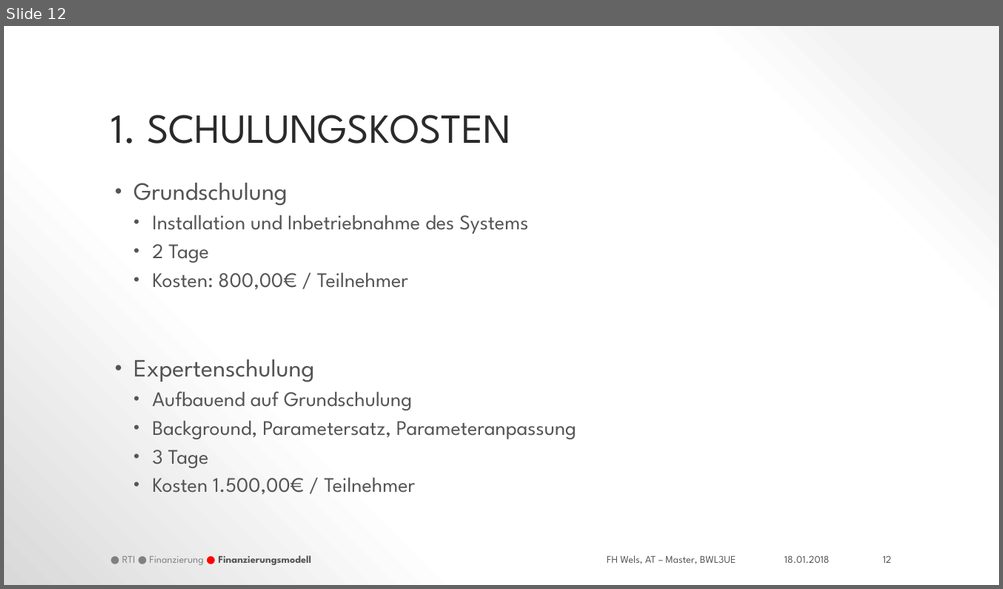
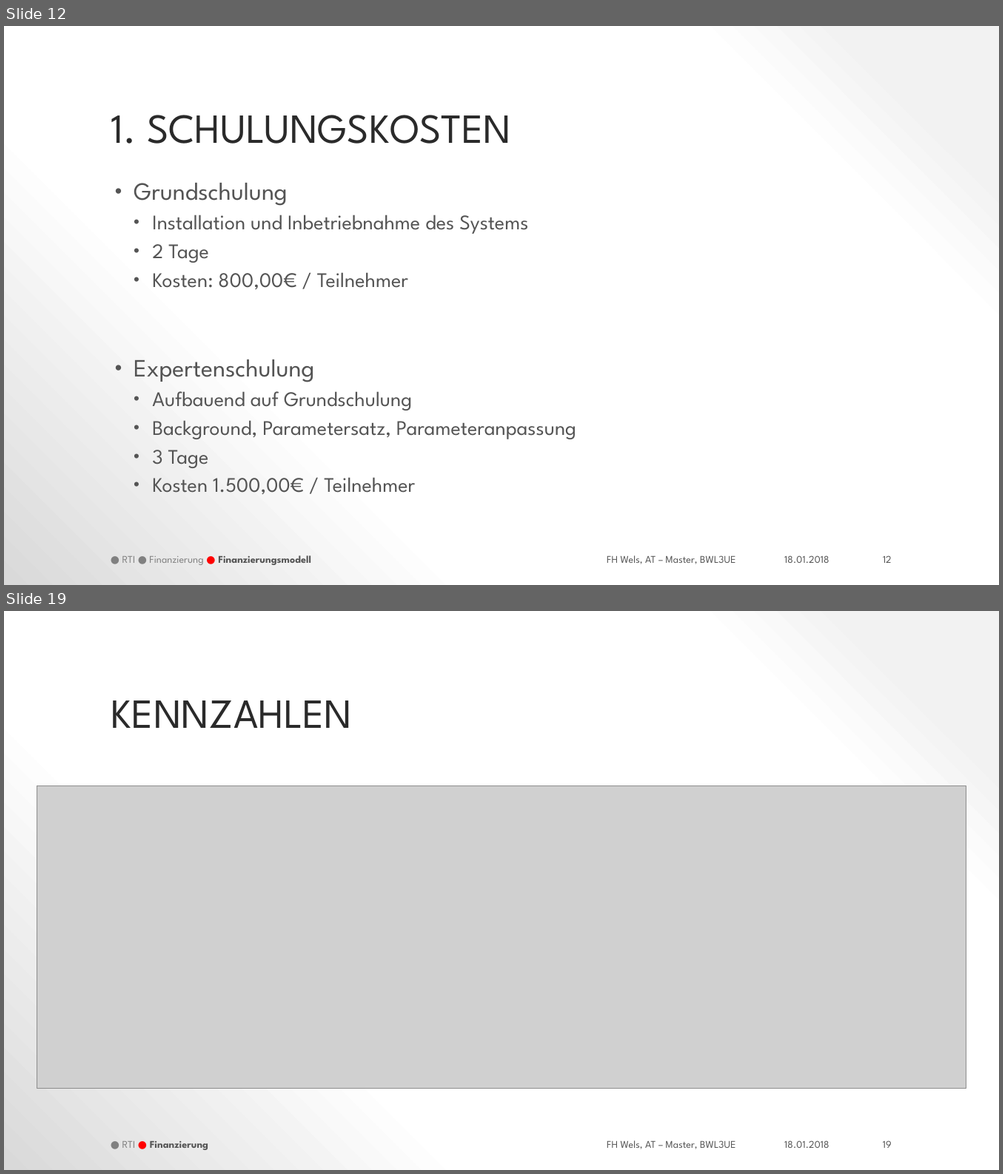
Before and after one commit to thunderbug1/BWL, a slide deck: Präsentation/RTI_Businessplan.pptx. Shown one above the other, each under a label of ours: slide 12 before the commit, slides 12 and 19 after it; the slides between them are not shown. The pictures are 1003x589 and 1003x1174 pixels, drawn with LibreOffice and Linux fonts; fonts in the diff are those of the drawing; grey boxes stand for pictures; background and template pictures are left out. Boxes give left, top, right and bottom in pixels: in the first picture for what was removed or moved away, otherwise in the second. Text is boxed around its words. In the diff, an @@ line names an element or a change of style, - is before the commit and + after.

```diff
--- a/Präsentation/RTI_Businessplan.pptx
+++ b/Präsentation/RTI_Businessplan.pptx
@@ slide 19 added at <box>4,611,999,1170</box>, background gradient #F2F2F2 to #FFFFFF to #D9D9D9; not listed: 1 template element that a slide beside it also shows @@
@@ title added at <box>111,701,353,728</box>, 37.8 pt, text #2A2A2A @@
+KENNZAHLEN
@@ picture added at <box>37,786,966,1088</box> @@
@@ text added at <box>122,1142,208,1150</box>, 9.4 pt, text #545454, bold @@
+● RTI ● Finanzierung
@@ text added at <box>784,1141,829,1148</box>, 9.4 pt, text #545454 @@
+18.01.2018
@@ page number added at <box>882,1141,891,1148</box>, 9.4 pt, text #545454 @@
+19
```
Also in this commit, not shown: 4 slides changed, 4 other slides added, 3 other files.
